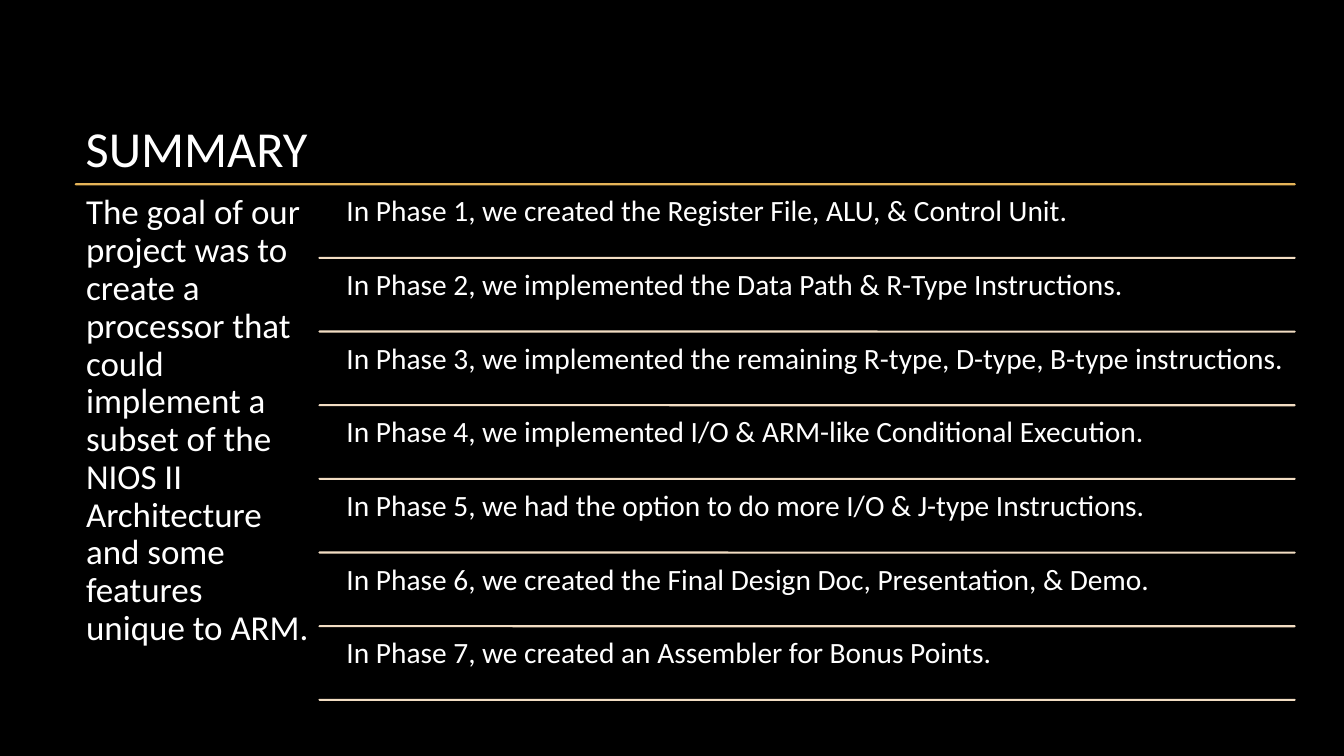
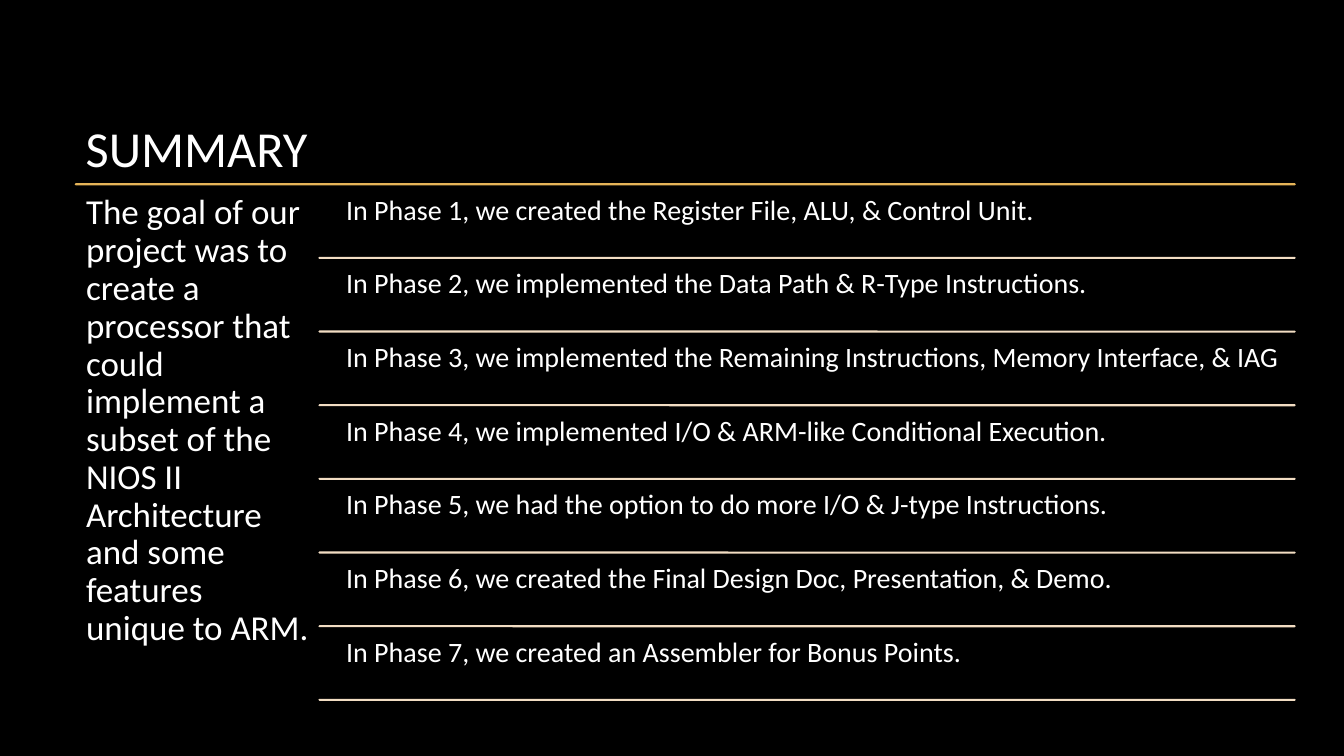
Before and after one commit to sheawinkler/230Project, a slide deck: slide 27 of Part6/The Adventurous Project of building a processor.pptx (slide 24 before the commit). Drawn at 1344x756 pixels with LibreOffice and Linux fonts; fonts in the diff are those of the drawing; background and template pictures are left out. Boxes give left, top, right and bottom in pixels: in the first picture for what was removed or moved away, otherwise in the second. Text is boxed around its words. In the diff, an @@ line names an element or a change of style, - is before the commit and + after.

```diff
--- a/Part6/The Adventurous Project of building a processor.pptx
+++ b/Part6/The Adventurous Project of building a processor.pptx
@@ text at (x1=346, y1=347, x2=1278, y2=372): text changed; size 21 to 20 pt @@
-In Phase 3, we implemented the remaining R-type, D-type, B-type instructions.
+In Phase 3, we implemented the Remaining Instructions, Memory Interface, & IAG
@@ size 21 to 20 pt in 6 elements at (x1=346, y1=200, x2=1034, y2=225), (x1=346, y1=273, x2=1086, y2=298), (x1=346, y1=421, x2=1107, y2=446), (x1=346, y1=494, x2=1107, y2=519), (x1=346, y1=568, x2=1111, y2=593), (x1=346, y1=642, x2=961, y2=666) @@
```
Also in this commit, not shown: 18 other slides changed, 6 slides added, 2 slides removed.
